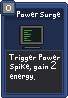
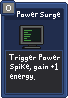
Two versions of the same layered image (68x98). Layer-by-layer changes:
painted on "Paint Layer 2" over [51, 61, 58, 70]
